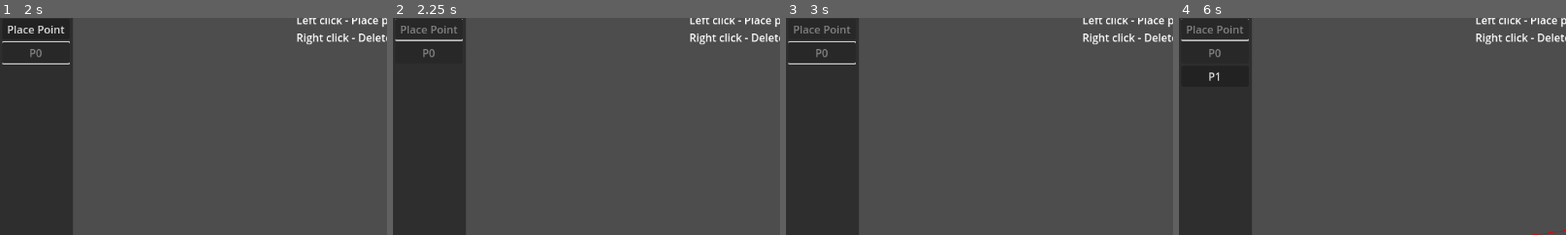
Above: before the commit, frames 1-4 (left to right).
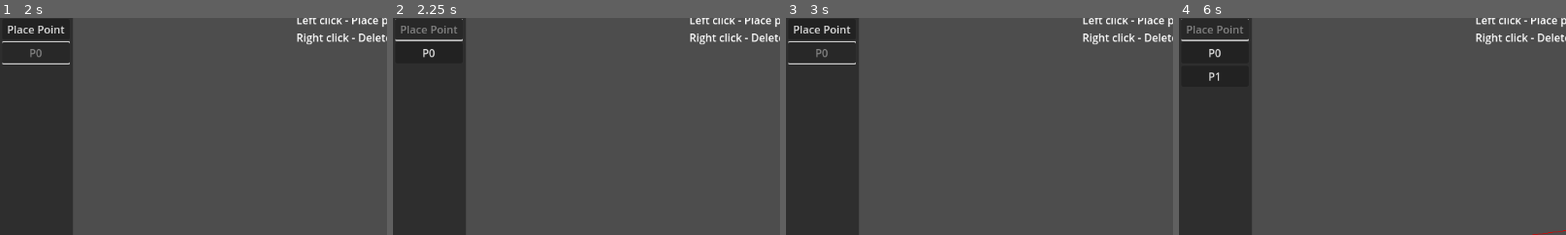
Above: after the commit, the same moments.

Repository: abderrahman504/Bezier-Curve-Tool
Game: Godot game, scene res://main.tscn
The game is run twice, just before and just after one commit, with the same random seed, the same clock (stepped at 60 frames per second) and the same inputs.
Inputs (mouse positions are % of the whole screen's width and height, from its top left):
- Up to frame 1 (2 s): tap Enter at 0.5 s; move the mouse to (72, 45) at 0.52 s; click (72, 45) at 0.67 s; click "P0" at 1.25 s
- Up to frame 2 (2.25 s): click "Place Point" at 2 s
- Up to frame 3 (3 s): click (5, 9) at 2.75 s, where only the run after the commit has a clickable "P0"
- Up to frame 4 (6 s): click (5, 4) at 3.5 s, where only the run after the commit has a clickable "Place Point"; click (5, 9) at 4.25 s, where only the run after the commit has a clickable "P0"; click (5, 4) at 5 s, where only the run after the commit has a clickable "Place Point"; tap Space at 5.75 s; move the mouse to (30, 55) at 5.77 s; click (30, 55) at 5.92 s
The pictures show only the part of the screen within x 0-50%, y 1-51%; the shares and areas given below are measured in that part.

Frame 1 is identical in both runs. In frame 2, less than 0.1% of the frame differs, in the area x 7-11%, y 14-19%; in frame 3, 0.2%, in the area x 2-17%, y 3-8%; in frame 4, less than 0.1%.

Commit message:
Fix bug were selecting points doesn't work and delete unwanted files in repo

Diff:
--- a/Main.gd
+++ b/Main.gd
@@ -65,6 +65,7 @@
 func on_control_button_pressed(idx: int):
 	for child in control_button_cont.get_children():
 		child.disabled = false
+	selected_point = idx
 	control_button_cont.get_children()[idx+1].disabled = true
 
 func on_place_point_button_pressed():
Not shown, removed: .gitignore
Not shown, removed: builds/1.0/linux/Bezier curve tool.pck
Not shown, changed: builds/1.0/linux/Bezier curve tool.x86_64
Not shown, changed: builds/1.0/windows/Bezier curve tool.exe
Not shown, removed: builds/1.0/windows/Bezier curve tool.pck
